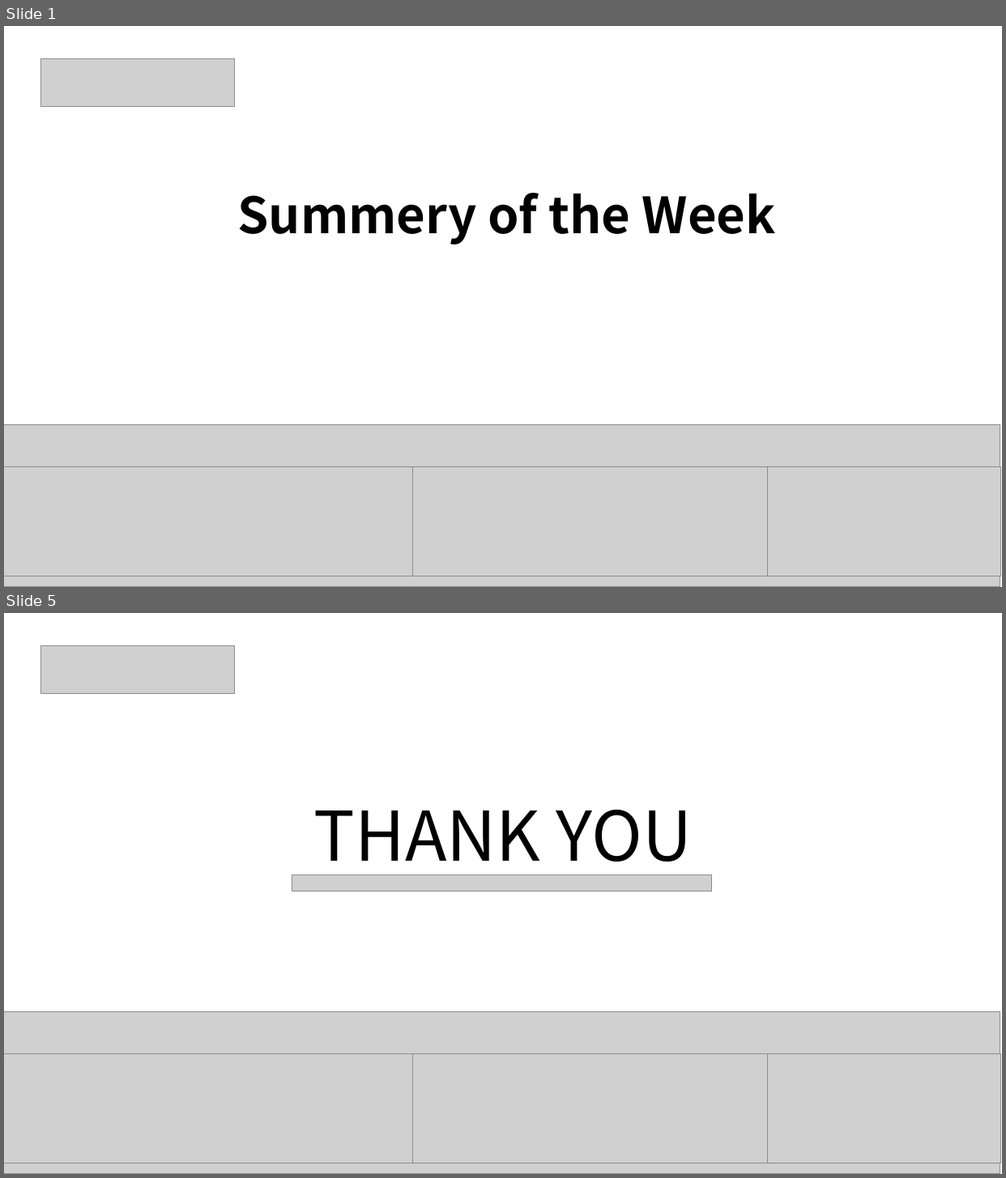
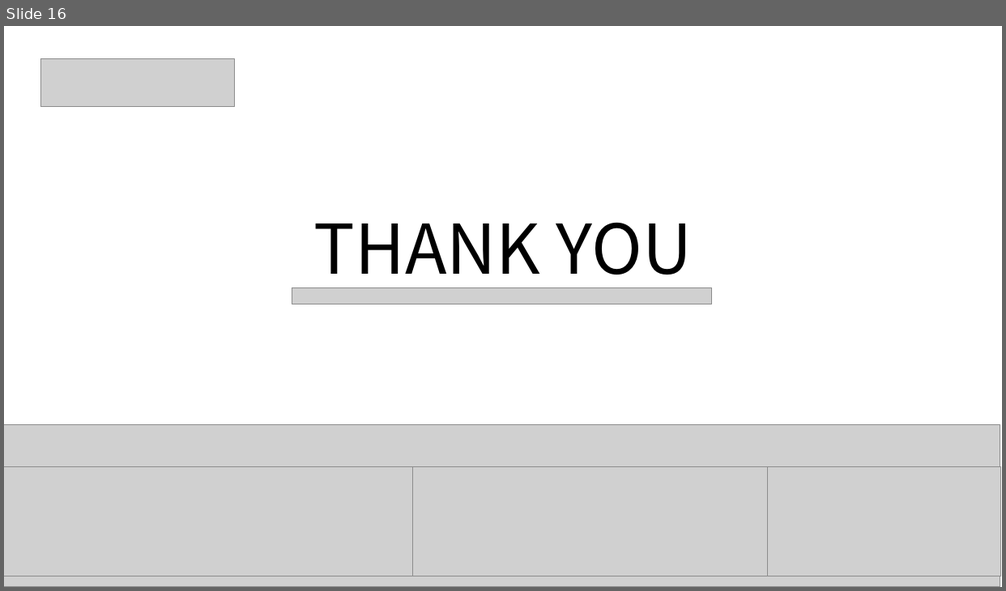
Before and after one commit to TIANGeng708/Graduated_Course, a slide deck: 高级计算机网络与大数据/Homework/homework3/pre.pptx. Shown one above the other, each under a label of ours: slides 1 and 5 before the commit, slide 16 after it; the slides between them are not shown. The pictures are 1006x1178 and 1006x591 pixels, drawn with LibreOffice and Linux fonts; fonts in the diff are those of the drawing; grey boxes stand for pictures. Boxes give left, top, right and bottom in pixels: in the first picture for what was removed or moved away, otherwise in the second. Text is boxed around its words. In the diff, an @@ line names an element or a change of style, - is before the commit and + after.

```diff
--- a/高级计算机网络与大数据/Homework/homework3/pre.pptx
+++ b/高级计算机网络与大数据/Homework/homework3/pre.pptx
@@ slide 1 removed at (4,26,1002,587), background #FFFFFF @@
@@ picture removed at (41,59,235,106) @@
@@ title removed at (237,193,776,245) @@
-Summery of the Week
@@ picture removed at (4,425,1000,587) @@
@@ picture removed at (4,467,414,577) @@
@@ picture removed at (413,467,767,577) @@
@@ picture removed at (768,467,1001,577) @@
@@ what was slide 5 is now slide 16 @@
```
Also in this commit, not shown: 1 slide changed, 14 slides added, 2 other slides removed, 11 other files.
